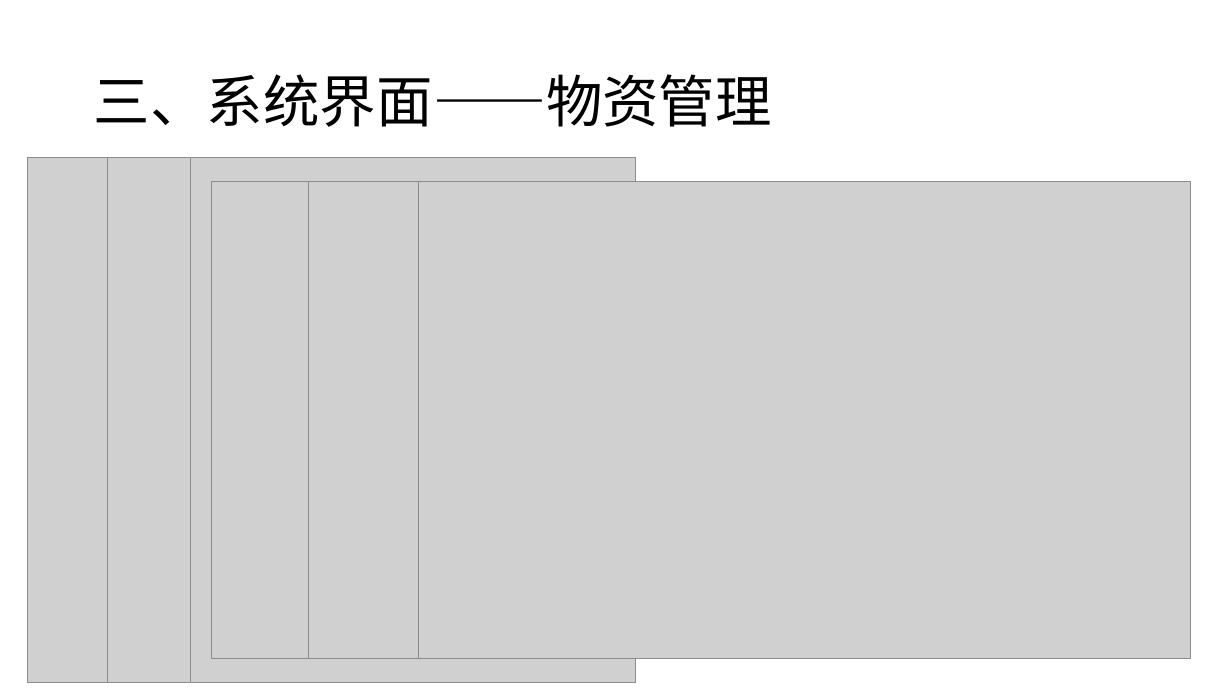
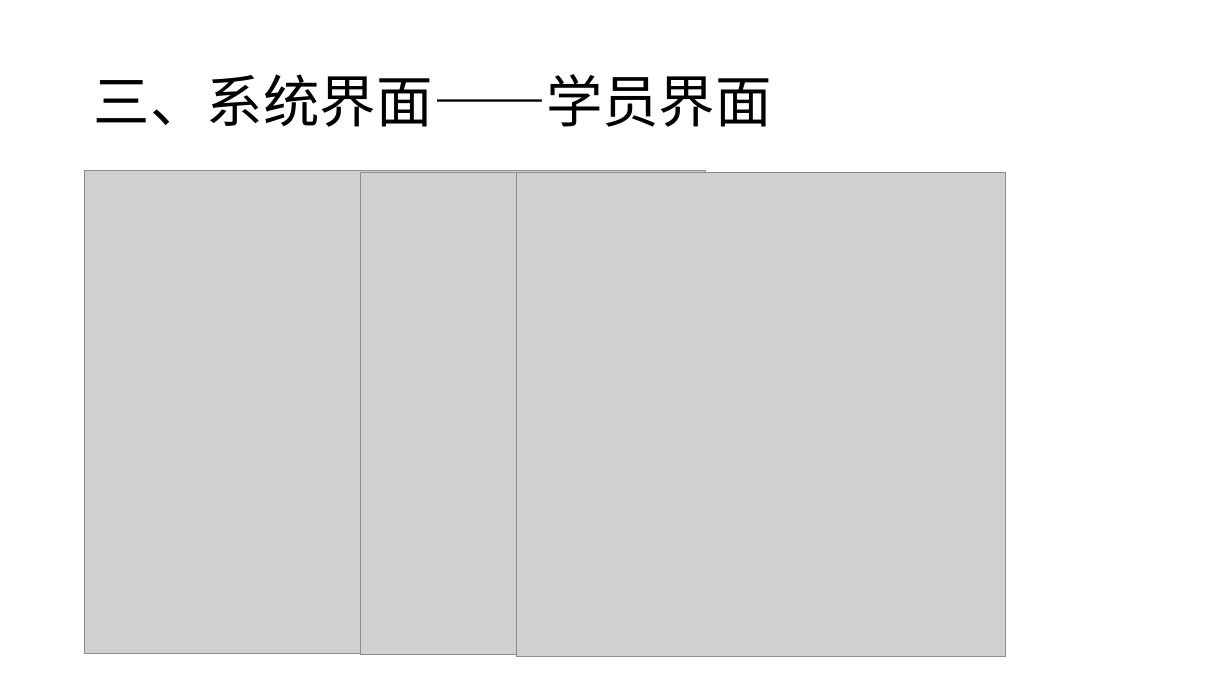
Before and after one commit to JunesTeam/homework, a slide deck: slide 11 of 文档/第12组作业四：项目进展汇报.pptx. Drawn at 1232x693 pixels with LibreOffice and Linux fonts; fonts in the diff are those of the drawing; grey boxes stand for pictures. Boxes give left, top, right and bottom in pixels: in the first picture for what was removed or moved away, otherwise in the second. Text is boxed around its words. In the diff, an @@ line names an element or a change of style, - is before the commit and + after.

```diff
--- a/文档/第12组作业四：项目进展汇报.pptx
+++ b/文档/第12组作业四：项目进展汇报.pptx
@@ title at (94,74,772,127): text changed @@
-三、系统界面——物资管理
+三、系统界面——学员界面
@@ picture removed at (28,157,472,683) @@
@@ picture: place and size @@
-picture at (107,157,552,683)
+picture at (85,171,705,653)
@@ picture removed at (190,157,635,683) @@
@@ picture: place and size @@
-picture at (309,181,1080,659)
+picture at (360,172,982,654)
@@ picture: place and size @@
-picture at (419,181,1190,659)
+picture at (517,172,1006,656)
@@ picture removed at (212,181,983,659) @@
```
Also in this commit, not shown: 5 other slides changed, 1 slide added, 4 other files.
